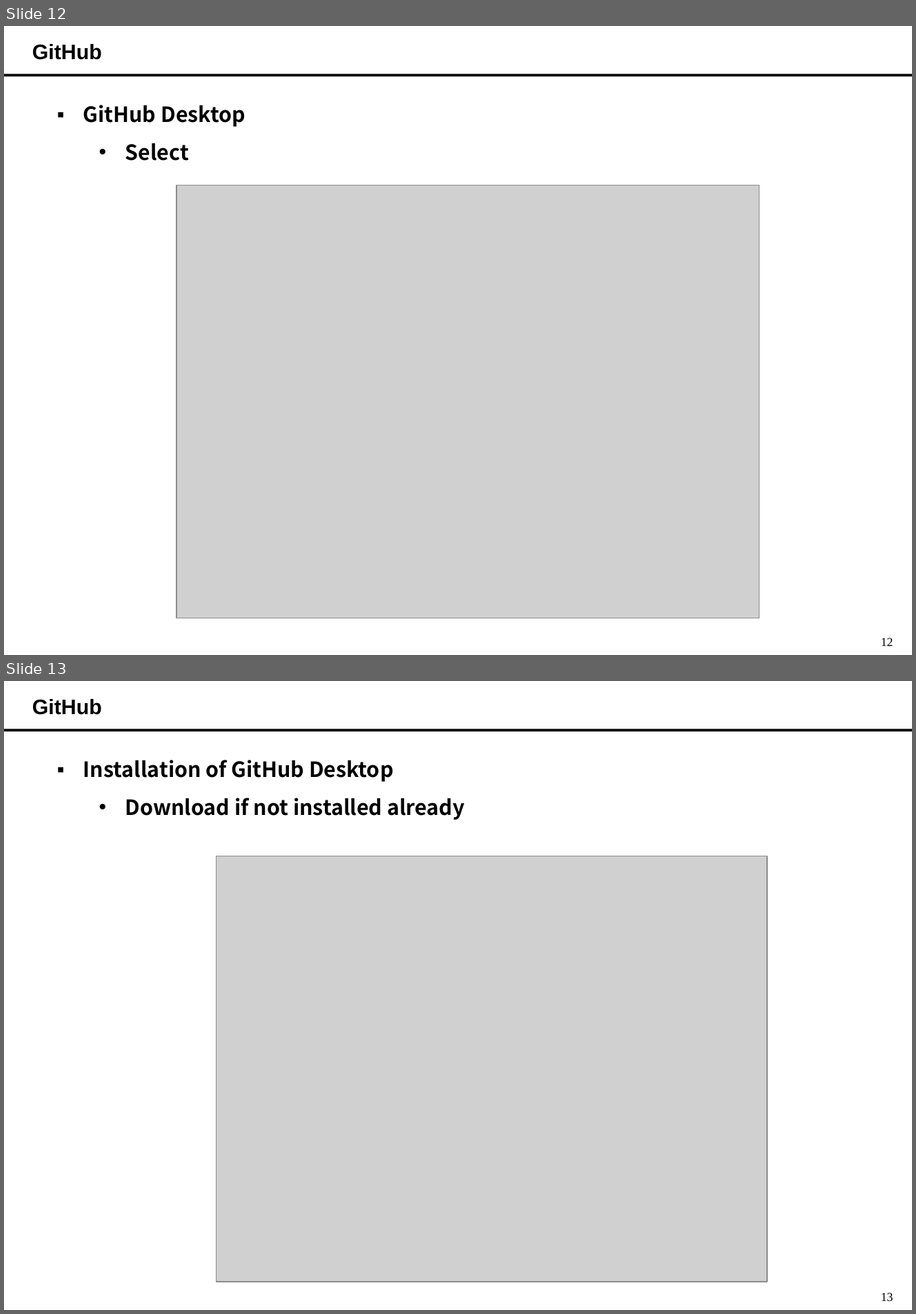
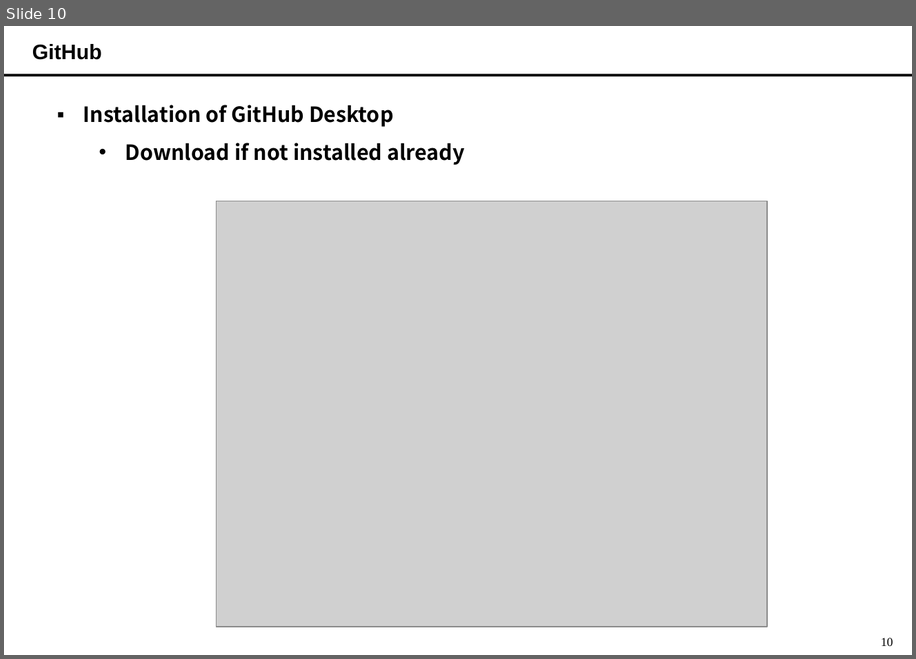
Before and after one commit to YoungJuRho/subject_SAD22, a slide deck: (02-2) GitHub.pptx. Shown one above the other, each under a label of ours: slides 12 and 13 before the commit, slide 10 after it. The pictures are 916x1314 and 916x659 pixels, drawn with LibreOffice and Linux fonts; fonts in the diff are those of the drawing; grey boxes stand for pictures. Boxes give left, top, right and bottom in pixels: in the first picture for what was removed or moved away, otherwise in the second. Text is boxed around its words. In the diff, an @@ line names an element or a change of style, - is before the commit and + after.

```diff
--- a/(02-2) GitHub.pptx
+++ b/(02-2) GitHub.pptx
@@ slide 12 removed at (4, 26, 912, 655), background #FFFFFF; not listed: 2 template elements that a slide beside it also shows @@
@@ text removed at (32, 44, 102, 60) @@
-GitHub
@@ text removed at (83, 105, 245, 161) @@
-▪ GitHub Desktop
-  • Select
@@ picture removed at (176, 185, 760, 618) @@
@@ what was slide 13 is now slide 10 @@
@@ page number at (881, 637, 893, 646): text changed @@
-13
+10
```
Also in this commit, not shown: 5 slides changed, 1 slide added, 13 other slides removed.
